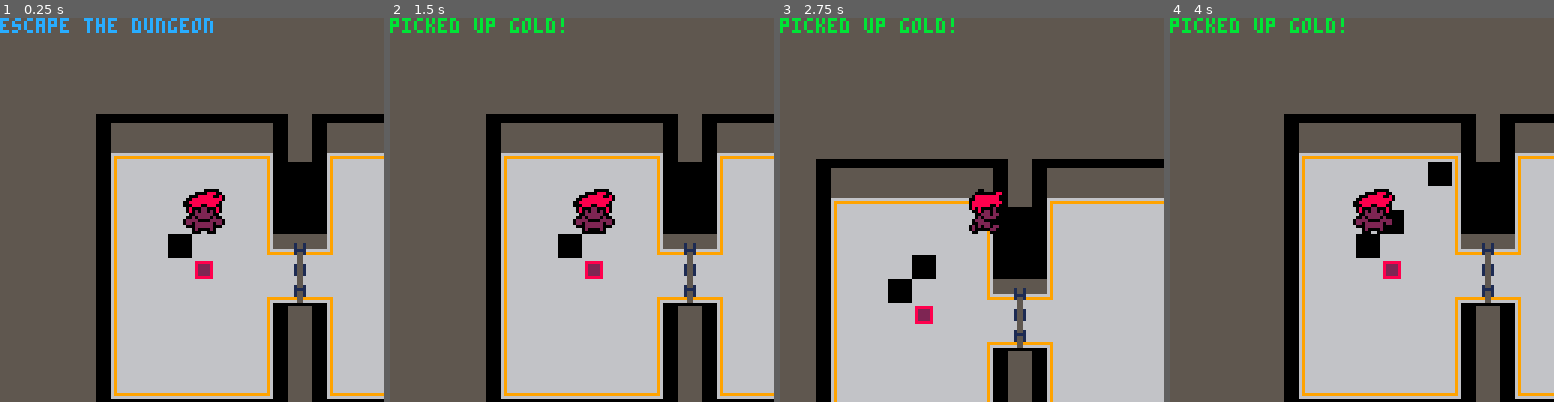
Above: before the commit, frames 1-4 (left to right).
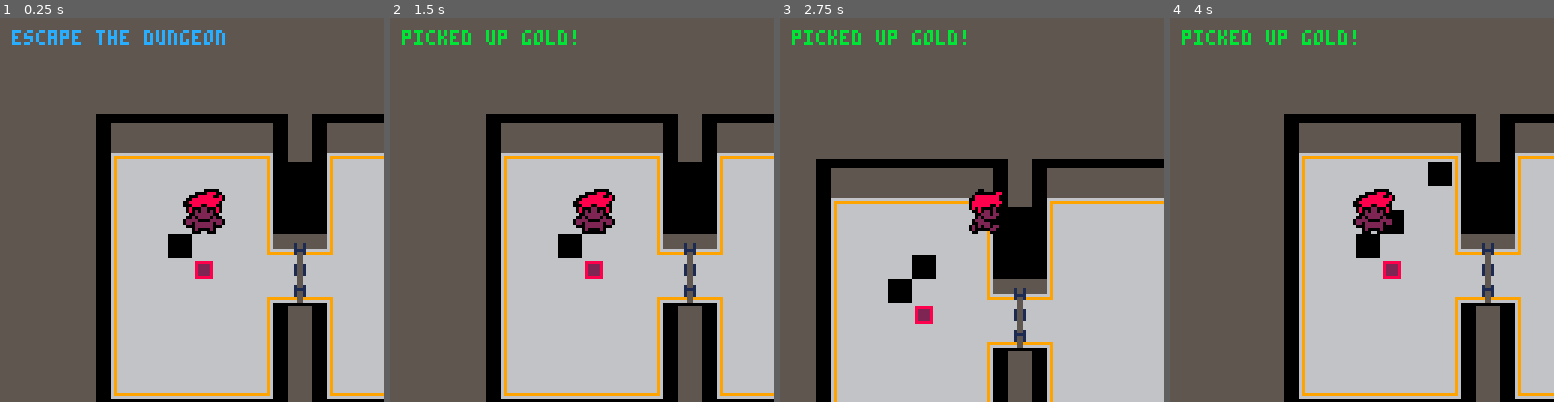
Above: after the commit, the same moments.

Repository: Kiyotoko/gamejam
Game: PICO-8 cartridge game.p8
Same seed, same stepped clock (60 frames per second), same inputs: the game is played once before the commit and once after it.
Inputs:
- Up to frame 1 (0.25 s): no input
- Up to frame 2 (1.5 s): tap X (X key) at 0.33, 1.07 s; tap O (Z key) at 0.7 s
- Up to frame 3 (2.75 s): hold Right 1.6-2.1 s; tap O (Z key) at 1.7, 2.1, 2.5 s; tap X (X key) at 1.85 s; hold Up 2.15-2.42 s; hold Right from 2.47 s (still down)
- Up to frame 4 (4 s): tap O (Z key) at 2.9, 3.3, 3.7 s; tap X (X key) at 2.97 s; release Right at 3.03 s; hold Left 3.08-3.58 s; hold Down 3.63-3.97 s

The runs differ from the first frame. In frame 1, 1.6% of the frame differs, in the area x 0-59%, y 0-8%; in frame 2, 1.2%; in frame 3, 1.2%; in frame 4, 1.2%.

Commit message:
Add large map support

Diff:
--- a/main.lua
+++ b/main.lua
@@ -35,7 +35,6 @@
 function _init()
 	player.gold = 3
 	place_gold(3, 5)
-	-- place_gold(4, 4)
 
 	info("escape the dungeon")
 end
@@ -46,7 +45,9 @@
 
 function _draw()
 	cls(5)
-	map(0, 0, -player.x,-player.y, 16, 16)
+	local sx = max(0, flr(player.x/8))
+	local sy = max(0, flr(player.y/8))
+	map(sx, sy, sx*8-player.x,sy*8-player.y, sx+16, sy+16)
 	render_pickups()
 
 	if player.animation.tick > 7 then
--- a/utility.lua
+++ b/utility.lua
@@ -29,7 +29,7 @@
 function show_message()
 	if message ~= nil then
 		color(level)
-		print(message)
+		print(message, 4, 4)
 	end
 end
 
